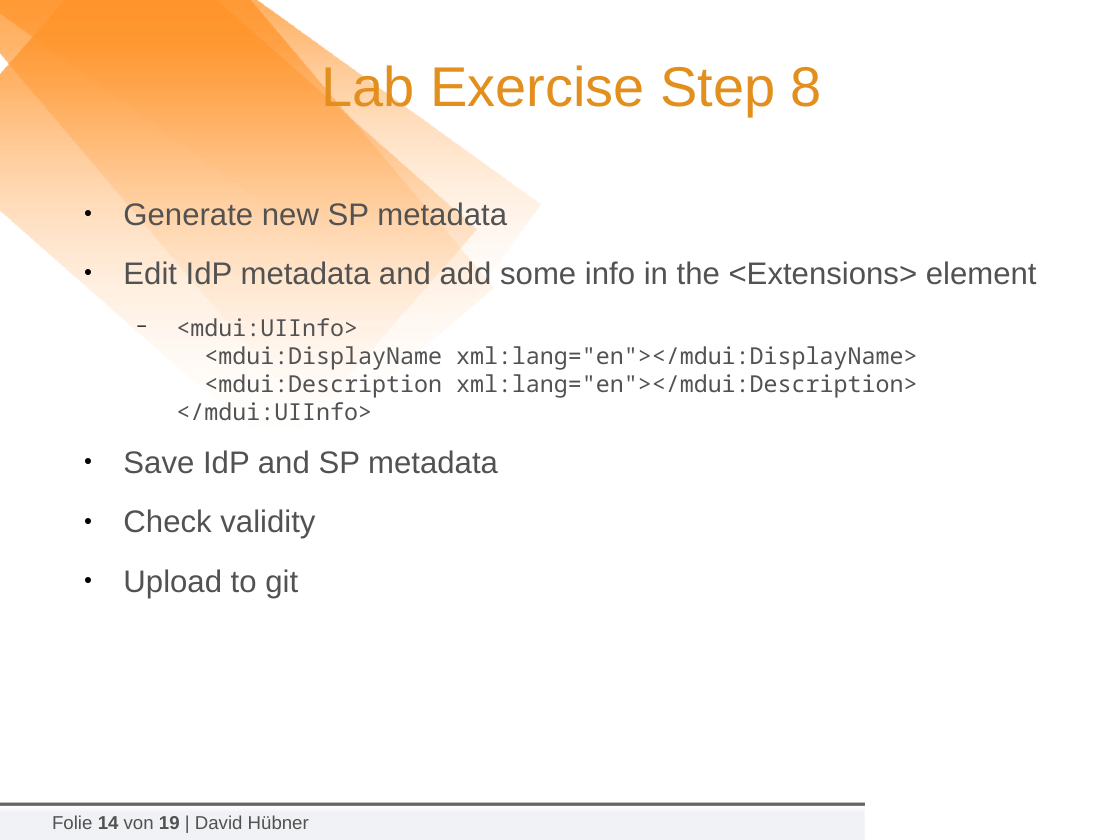
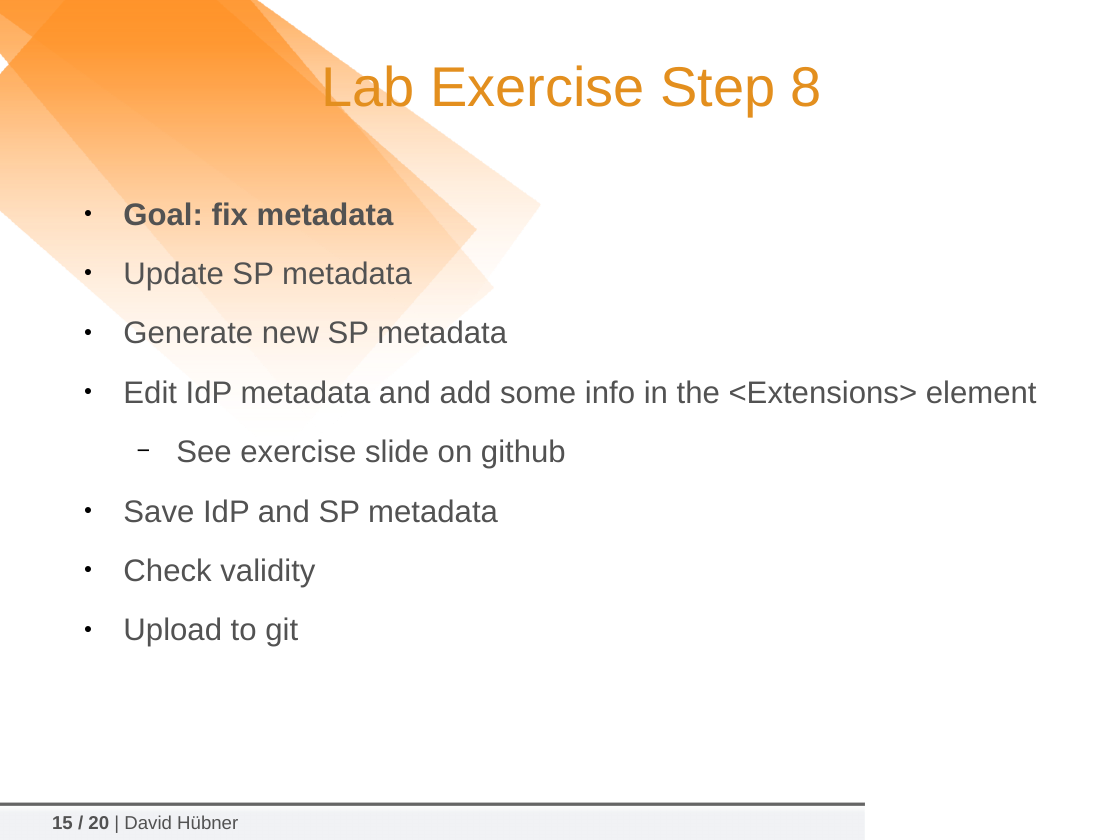
Before and after one commit to tiime2018/lab1, a slide deck: slide 15 of slides/2018-02-06_TIIME-Shibboleth-07-Hands-On.odp (slide 14 before the commit). Drawn at 1120x840 pixels with LibreOffice and Linux fonts; fonts in the diff are those of the drawing; background and template pictures are left out. Boxes give left, top, right and bottom in pixels: in the first picture for what was removed or moved away, otherwise in the second. Text is boxed around its words. In the diff, an @@ line names an element or a change of style, - is before the commit and + after.

```diff
--- a/slides/2018-02-06_TIIME-Shibboleth-07-Hands-On.odp
+++ b/slides/2018-02-06_TIIME-Shibboleth-07-Hands-On.odp
@@ text at [123,202,412,290]: paragraphs added @@
+● Goal: fix metadata
+● Update SP metadata
@@ text at [176,439,566,469]: text changed; size 15 to 20 pt; font Noto Sans Mono to Arial @@
-  − <mdui:UIInfo>
-    <mdui:DisplayName xml:lang="en"></mdui:DisplayName>
-    <mdui:Description xml:lang="en"></mdui:Description>
-    </mdui:UIInfo>
+  − See exercise slide on github
@@ text at [52,815,238,829]: text changed @@
-Folie 14 von 19 | David Hübner
+15 / 20 | David Hübner
```
Also in this commit, not shown: 15 other slides changed, 1 slide added, 1 other file.
